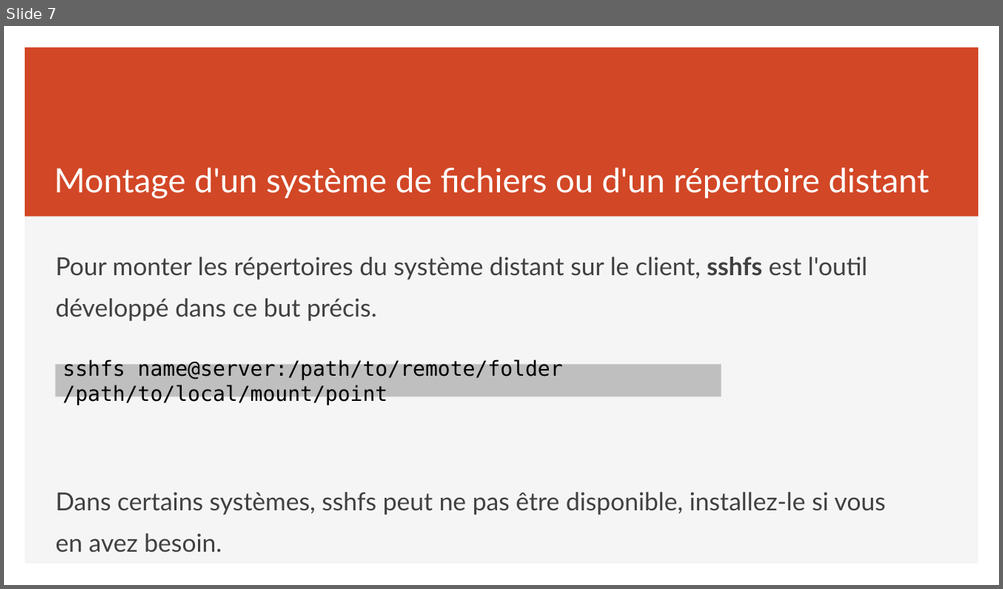
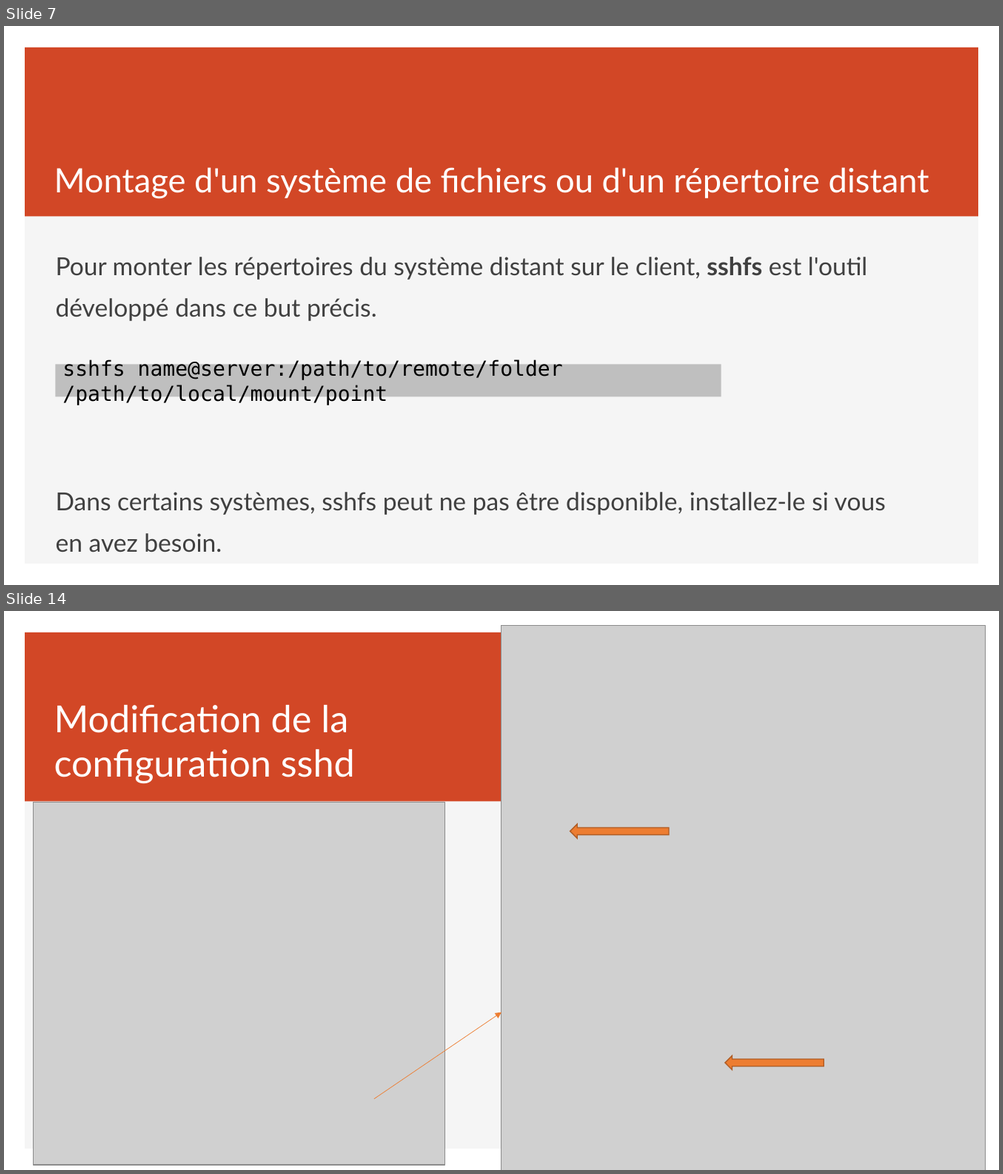
Before and after one commit to simonquillaud/420-W44-SF-v2, a slide deck: Module05_AccesDistant/CoursAccesDistant.pptx. Shown one above the other, each under a label of ours: slide 7 before the commit, slides 7 and 14 after it; the slides between them are not shown. The pictures are 1003x589 and 1003x1174 pixels, drawn with LibreOffice and Linux fonts; fonts in the diff are those of the drawing; grey boxes stand for pictures. Boxes give left, top, right and bottom in pixels: in the first picture for what was removed or moved away, otherwise in the second. Text is boxed around its words. In the diff, an @@ line names an element or a change of style, - is before the commit and + after.

```diff
--- a/Module05_AccesDistant/CoursAccesDistant.pptx
+++ b/Module05_AccesDistant/CoursAccesDistant.pptx
@@ slide 14 added at <box>4,611,999,1170</box>, background #FFFFFF; not listed: 2 template elements that a slide beside it also shows @@
@@ picture added at <box>502,625,986,1170</box> @@
@@ title added at <box>54,705,355,783</box>, 36 pt, text #FFFFFF @@
+Modification de la
+configuration sshd
@@ picture added at <box>33,803,445,1166</box> @@
@@ left arrow added at <box>570,824,669,839</box>, fill #ED7D31, outline #AF5C24 1 pt @@
@@ arrow added from (374, 1099) to (502, 1012), #ED7D31 0.5 pt @@
@@ left arrow added at <box>725,1056,823,1070</box>, fill #ED7D31, outline #AF5C24 1 pt @@
```
Also in this commit, not shown: 2 slides changed, 5 other slides added, 3 other files.
